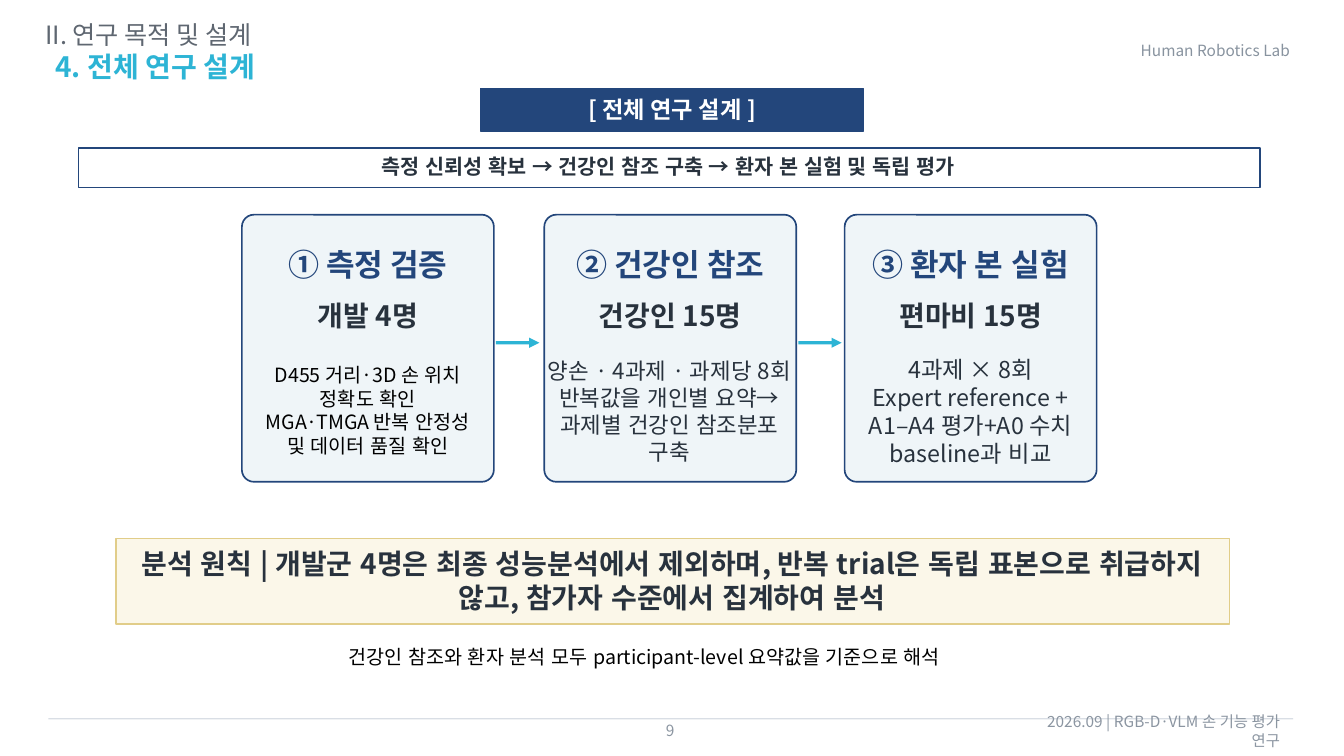
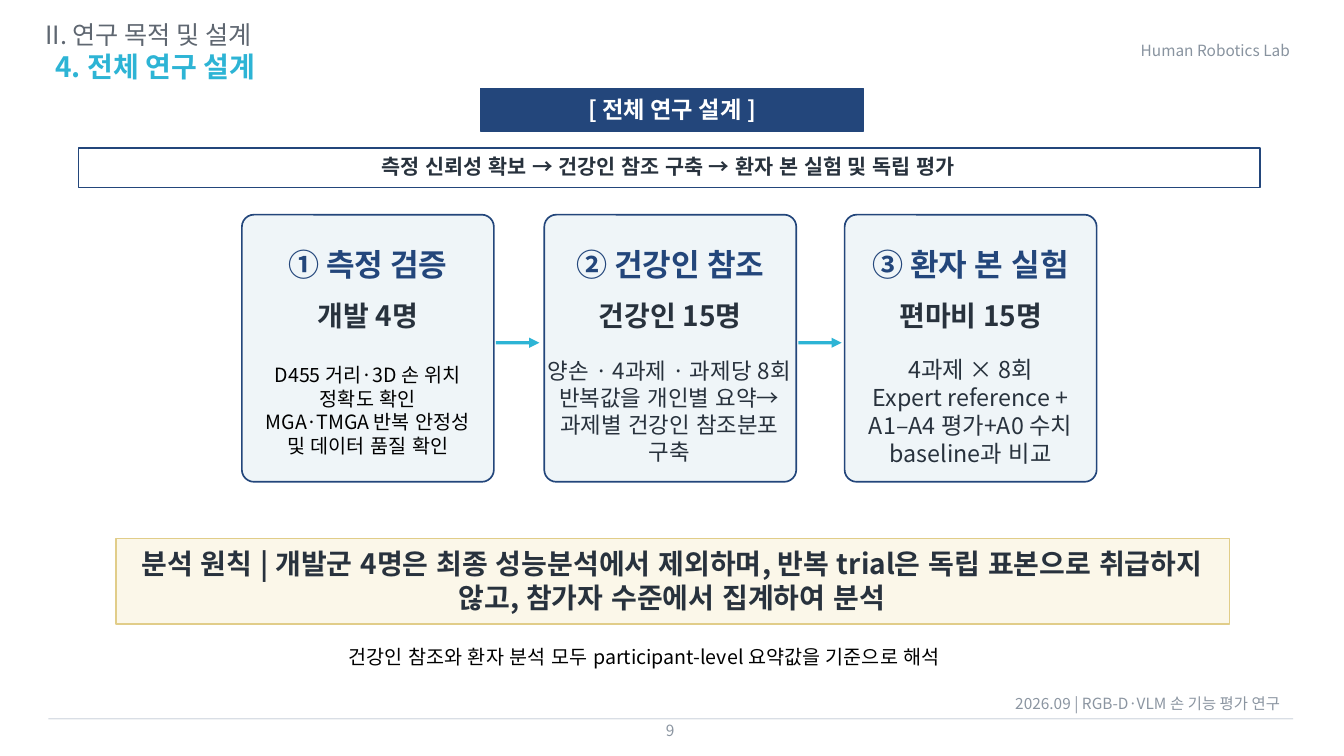
Before and after one commit to passtock/casstone, a slide deck: slide 9 of capstone/연구계획서22000561이재용0910.pptx. Drawn at 1344x756 pixels with LibreOffice and Linux fonts; fonts in the diff are those of the drawing. Boxes give left, top, right and bottom in pixels: in the first picture for what was removed or moved away, otherwise in the second. Text is boxed around its words. In the diff, an @@ line names an element or a change of style, - is before the commit and + after.

```diff
--- a/capstone/연구계획서22000561이재용0910.pptx
+++ b/capstone/연구계획서22000561이재용0910.pptx
@@ text "2026.09 | RGB-D·VLM 손 기능 ..." rewrapped from [1047, 714, 1280, 747] to [1015, 696, 1280, 710] @@
```
Also in this commit, not shown: 5 other slides changed, 2 slides added, 2 slides removed.
